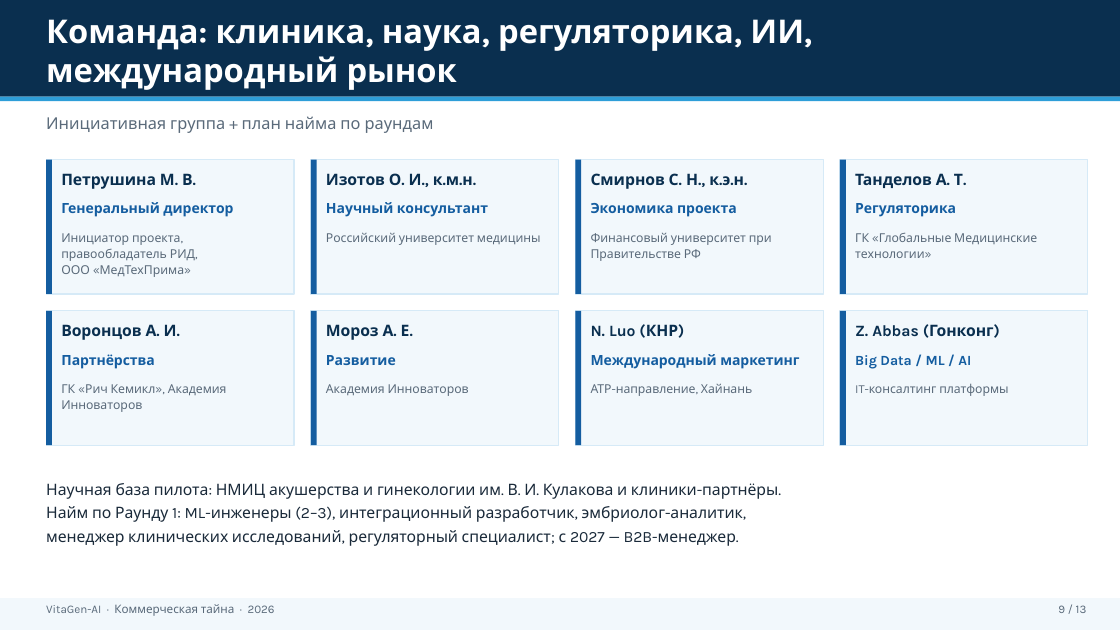
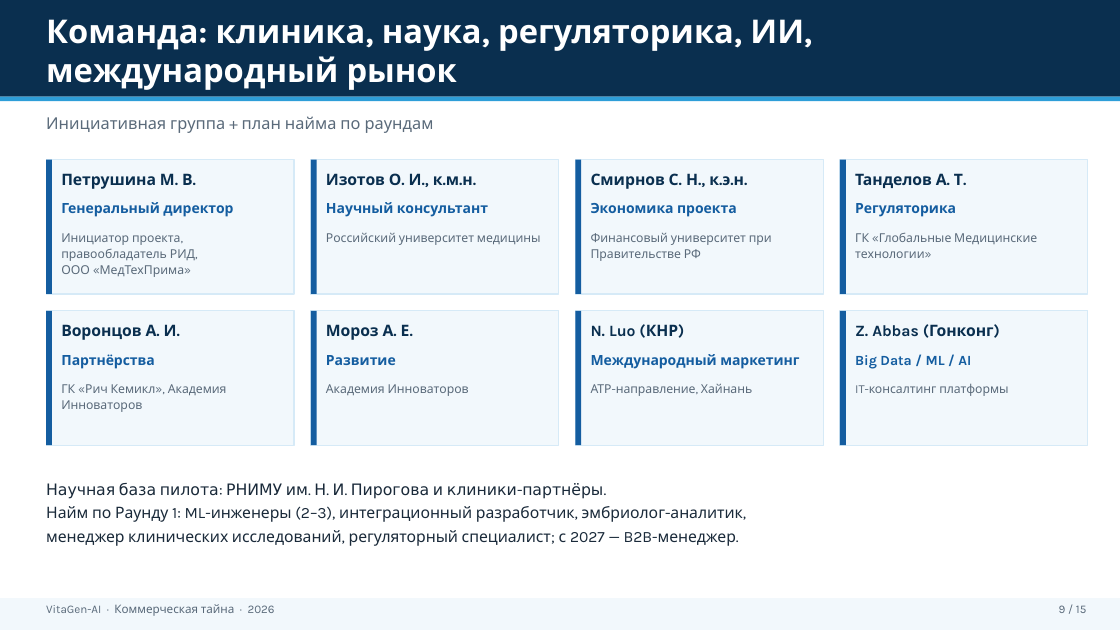
Before and after one commit to Mary-RND/vebinar-ii-analitik-landing, a slide deck: slide 9 of Business plan/Готовые документы/VitaGen_Инвестиционная_презентация.pptx. Drawn at 1120x630 pixels with LibreOffice and Linux fonts; fonts in the diff are those of the drawing. Boxes give left, top, right and bottom in pixels: in the first picture for what was removed or moved away, otherwise in the second. Text is boxed around its words. In the diff, an @@ line names an element or a change of style, - is before the commit and + after.

Commit message:
feat(business-plan): РНИМУ вместо Кулакова, графики и иллюстрации в презентации
Партнёр пилота — РНИМУ им. Н. И. Пирогова во всех трёх документах (БП, презентация, финмодель). Презентация: 15 слайдов (+2 со слайдами графиков: выручка/расходы/EBITDA, клиенты/APAC, TAM-SAM-SOM), иллюстрации в стиле исходника (эмбрион на обложке, ICSI, деление клеток, ДНК на контактах). Скрипты make_assets/make_charts + assets в репозитории.

```diff
--- a/Business plan/Готовые документы/VitaGen_Инвестиционная_презентация.pptx
+++ b/Business plan/Готовые документы/VitaGen_Инвестиционная_презентация.pptx
@@ text at (46, 483, 603, 498): text changed @@
-Научная база пилота: НМИЦ акушерства и гинекологии им. В. И. Кулакова и клиники-партнёры.
+Научная база пилота: РНИМУ им. Н. И. Пирогова и клиники-партнёры.
@@ text at (1059, 605, 1086, 613): text changed @@
-9 / 13
+9 / 15
```
Also in this commit, not shown: 12 other slides changed, 2 slides added, 17 other files.
